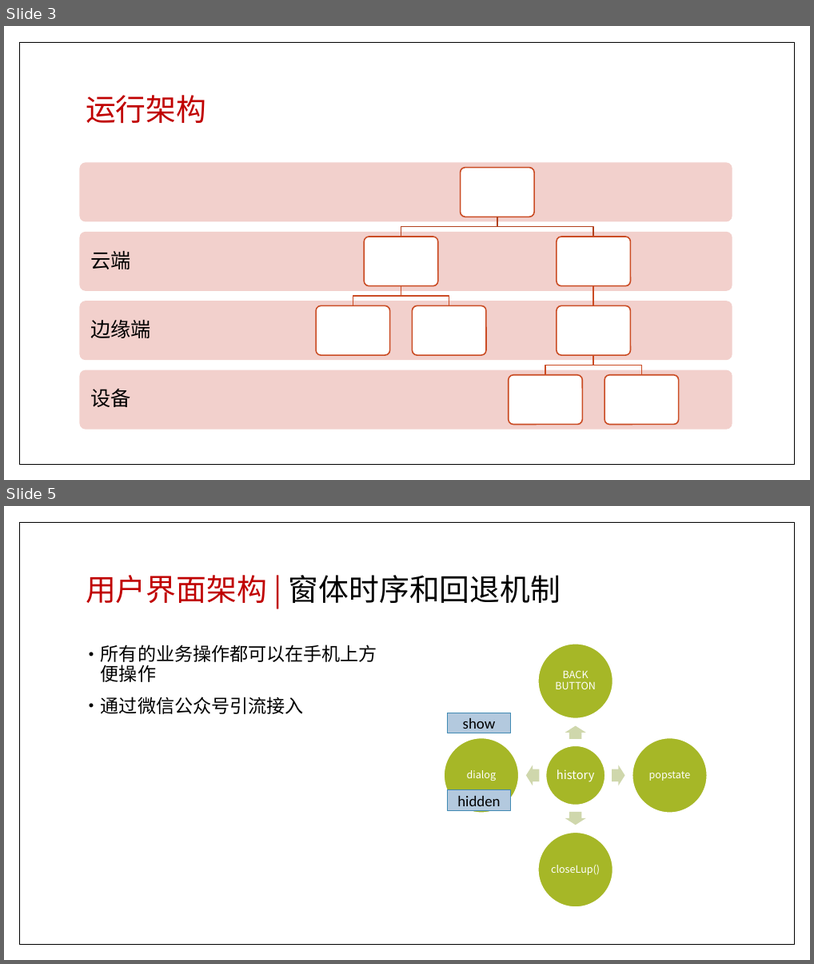
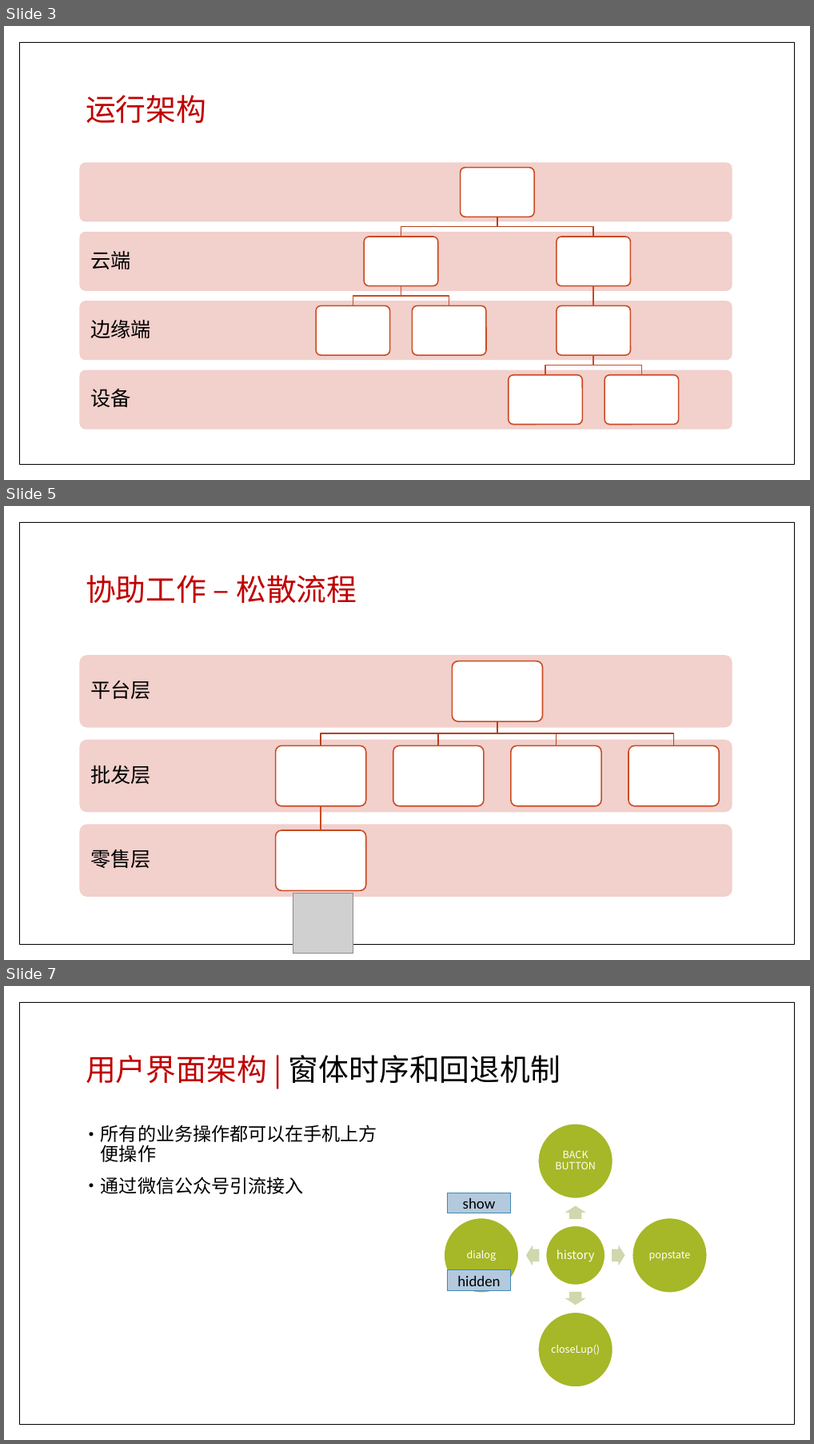
Before and after one commit to jzgi/chainsmart, a slide deck: Docs/品链供销.pptx. Shown one above the other, each under a label of ours: slides 3 and 5 before the commit, slides 3, 5 and 7 after it; the slides between them are not shown. The pictures are 814x964 and 814x1444 pixels, drawn with LibreOffice and Linux fonts; fonts in the diff are those of the drawing; grey boxes stand for pictures. Boxes give left, top, right and bottom in pixels: in the first picture for what was removed or moved away, otherwise in the second. Text is boxed around its words. In the diff, an @@ line names an element or a change of style, - is before the commit and + after.

```diff
--- a/Docs/品链供销.pptx
+++ b/Docs/品链供销.pptx
@@ slide 5 added at <box>4,506,810,960</box>, background #FFFFFF; not listed: 1 template element that a slide beside it also shows @@
@@ title added at <box>86,575,357,603</box>, 36 pt, text #C00000 @@
+协助工作 – 松散流程
@@ group added at <box>80,655,733,896</box>: 9 rounded rectangles, 5 freeform shapes, 3 texts @@
+零售层
+批发层
+平台层
@@ picture added at <box>293,892,353,953</box> @@
@@ what was slide 5 is now slide 7 @@
```
Also in this commit, not shown: 1 slide changed, 1 other slide added, 36 other files.
